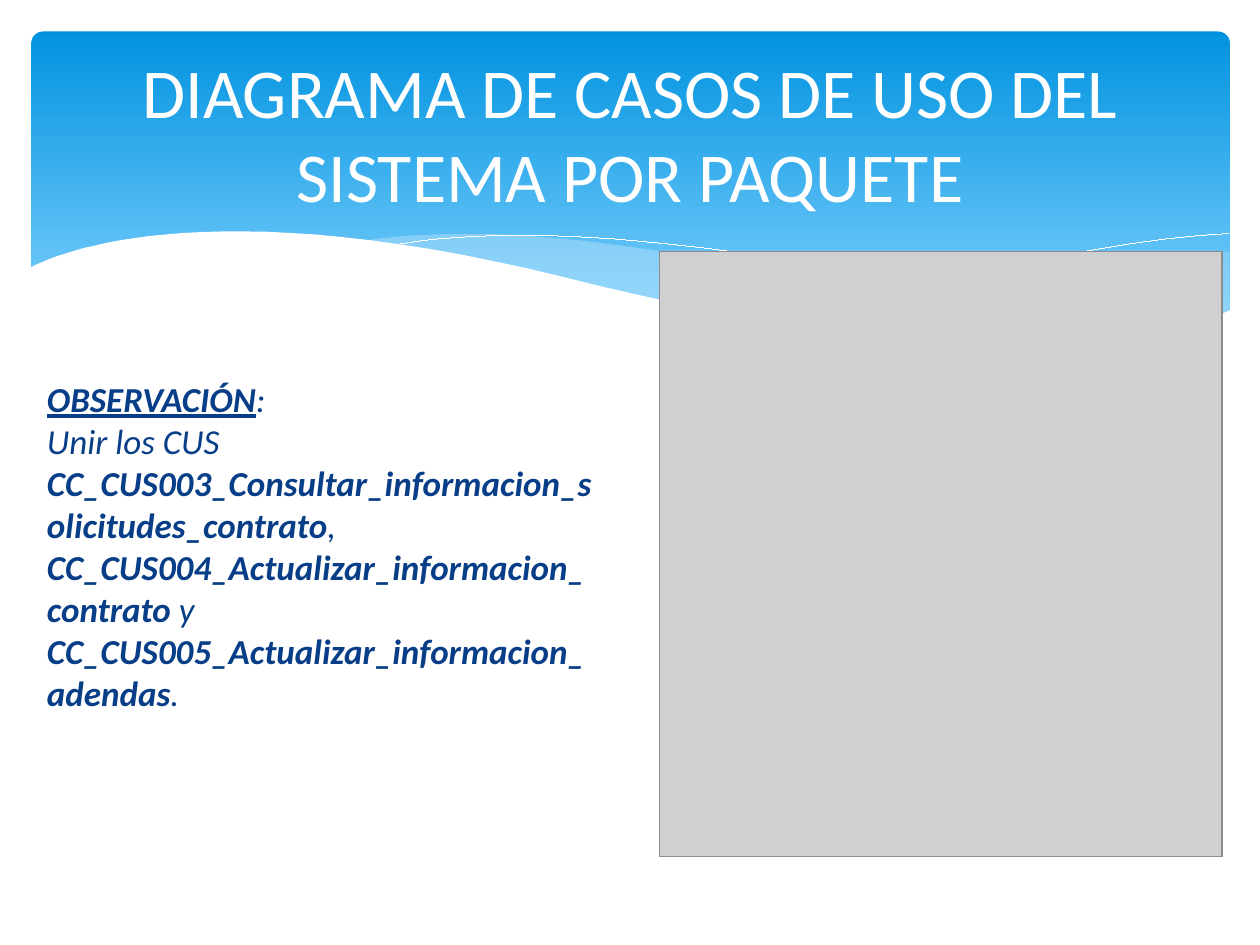
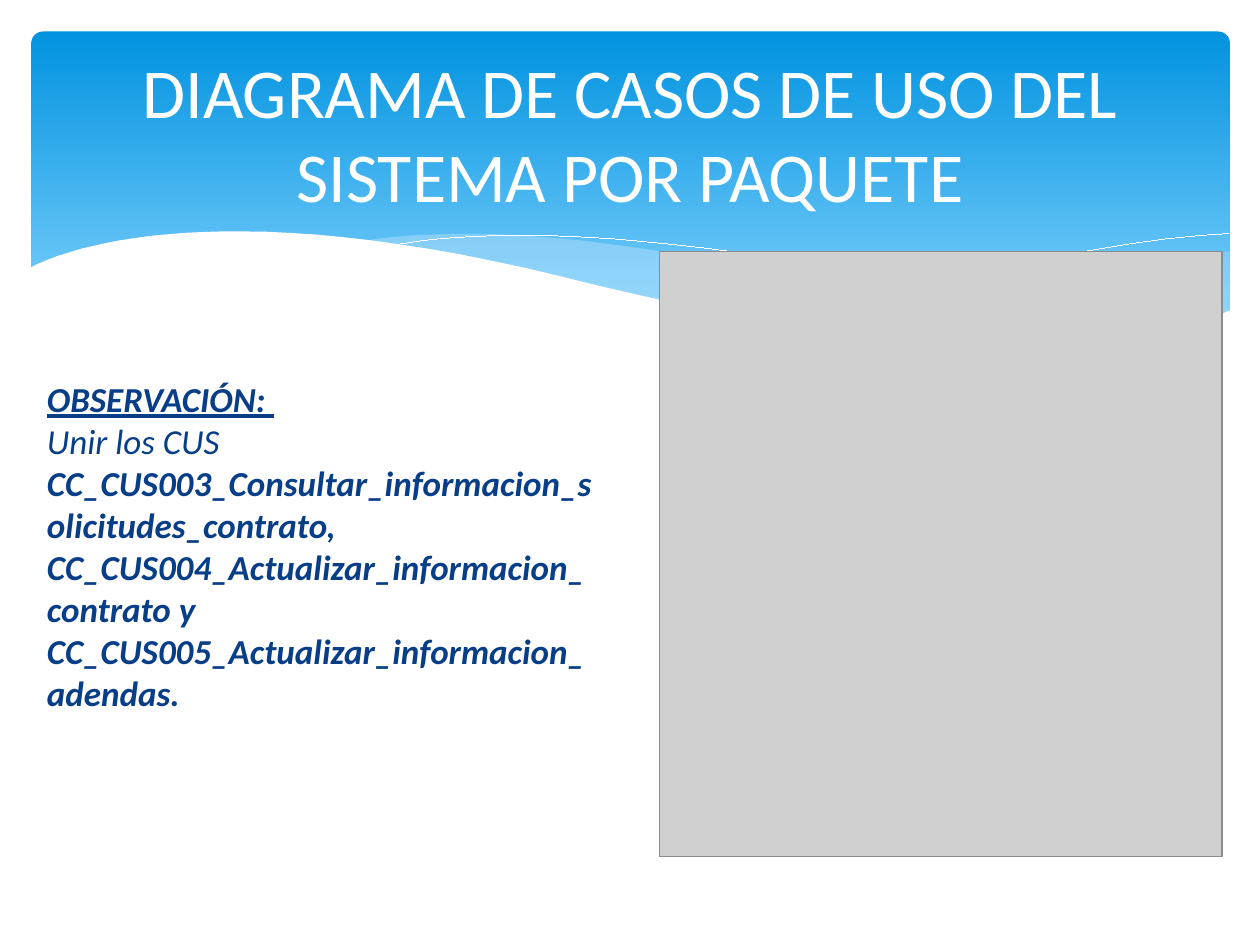
Before and after one commit to orlysemperfi/tp2-contratos-clientes, a slide deck: slide 13 of ITERACION 3/SUB ITERACION 1/PPT SUB-ITERACION I v2.0.pptx. Drawn at 1260x945 pixels with LibreOffice and Linux fonts; fonts in the diff are those of the drawing; grey boxes stand for pictures. Boxes give left, top, right and bottom in pixels: in the first picture for what was removed or moved away, otherwise in the second. Text is boxed around its words. In the diff, an @@ line names an element or a change of style, - is before the commit and + after.

```diff
--- a/ITERACION 3/SUB ITERACION 1/PPT SUB-ITERACION I v2.0.pptx
+++ b/ITERACION 3/SUB ITERACION 1/PPT SUB-ITERACION I v2.0.pptx
@@ text "OBSERVACIÓN:" at (47,383,591,707): bold on in "OBSERVACIÓN:", "CC_CUS003_Consultar_informacion_solicitudes_contrato, y CC_C ..."; underline on in "OBSERVACIÓN:" @@
```
Also in this commit, not shown: 7 other slides changed.
